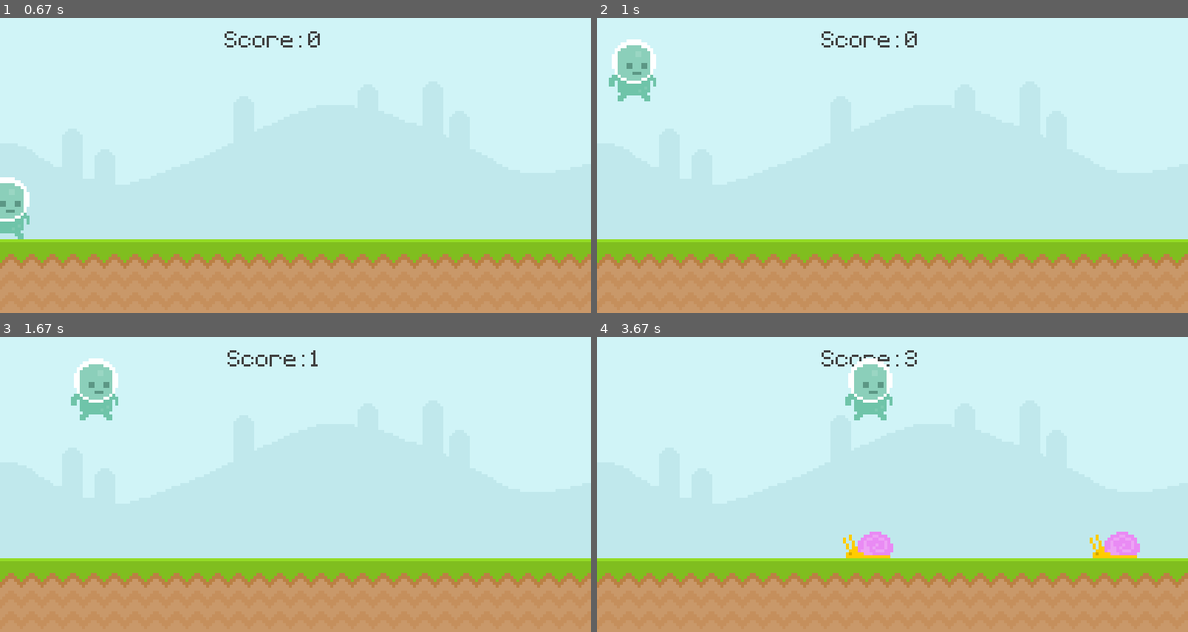
Above: before the commit, frames 1-4 (two rows, left to right).
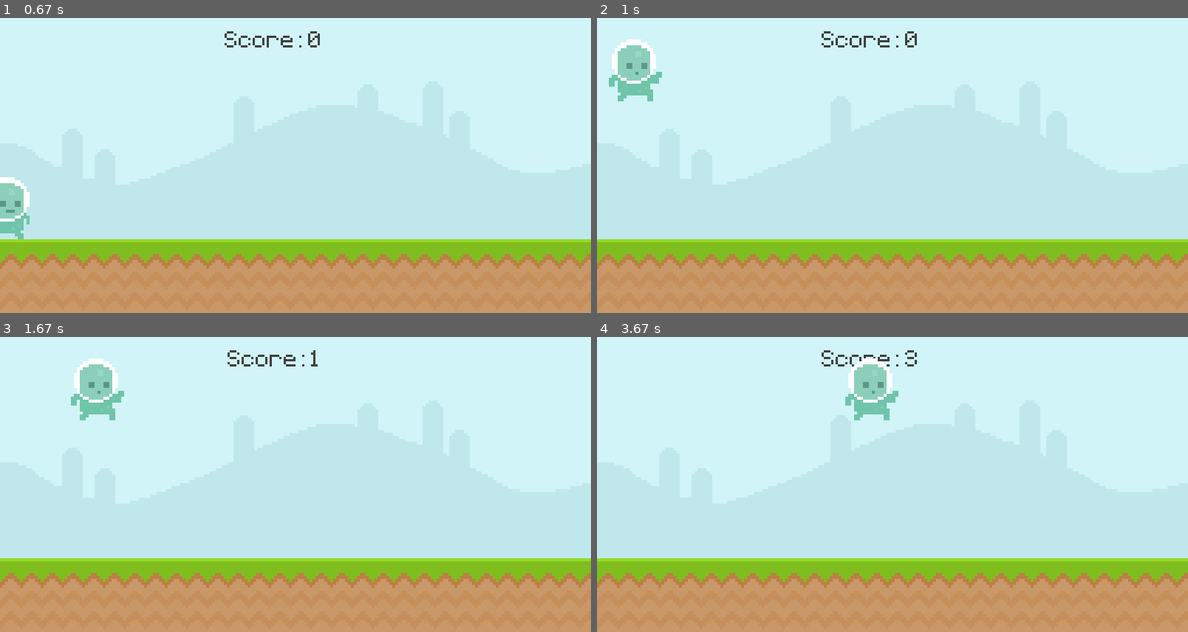
Above: after the commit, the same moments.

Repository: alexjustdoit225/python-mini-projects
Game: pygame game, started from projects/pygame_intro/pygame_intro.py
Two runs of this game, one before a commit and one after it. Both use one fixed random seed, a clock stepped at 60 frames per second and the inputs below.
Inputs (mouse positions are in pixels of both pictures, inside the frame that each line leads up to):
- Up to frame 1 (0.67 s): tap Space at 0.33 s
- Up to frame 2 (1 s): click (614, 206) at 0.72 s
- Up to frame 3 (1.67 s): tap Enter at 1 s; click (70, 525) at 1.38 s
- Up to frame 4 (3.67 s): click (738, 525) at 2.22 s; click (809, 422) at 3.05 s; click (845, 525) at 3.38 s

Frame 1 is identical in both runs. In frame 2, 0.1% of the frame differs, in the area x 6-11%, y 18-29%; in frame 3, 0.1%; in frame 4, 1.2%, in the area x 41-92%, y 18-75%.

Commit message:
Update pygame_intro.py

Diff:
--- a/projects/pygame_intro/pygame_intro.py
+++ b/projects/pygame_intro/pygame_intro.py
@@ -2,6 +2,7 @@
 import pygame
 from sys import exit
 from random import randint
+
 
 def score():
     time = int(pygame.time.get_ticks() / 1000) - start_time
@@ -29,6 +30,17 @@
             if player.colliderect(enemy_rect): return False
     return True
 
+def player_animation():
+    global player1_surf, player_index
+    if player1_rect.bottom < 300:
+        #display jump surface when not on floor
+        player1_surf = player_jump
+    else:
+        #play walking animation on floor
+        player_index += 0.1
+        if player_index >= len(player_walk): player_index = 0
+        player1_surf = player_walk[int(player_index)]
+
 
 pygame.init()
 WIDTH, HEIGHT = 800, 400
@@ -40,19 +52,34 @@
 start_time = 0
 display_score = 0
 
+
 sky_surface = pygame.image.load('projects\pygame_intro\graphics\Sky.png').convert()
 ground_surface = pygame.image.load('projects\pygame_intro\graphics\ground.png').convert()
 
 # Obstacles
-snail_surface = pygame.image.load('projects\pygame_intro\graphics\snail\snail1.png').convert_alpha()
-fly_surf = pygame.image.load('projects\pygame_intro\graphics\Fly\Fly1.png').convert_alpha()
+snail_frame1 = pygame.image.load('projects\pygame_intro\graphics\snail\snail1.png').convert_alpha()
+snail_frame2 = pygame.image.load('projects\pygame_intro\graphics\snail\snail1.png').convert_alpha()
+snail_frames = [snail_frame1, snail_frame2]
+snails_index = 0
+
+fly_frame1 = pygame.image.load('projects\pygame_intro\graphics\Fly\Fly1.png').convert_alpha()
+fly_frame2 =pygame.image.load('projects\pygame_intro\graphics\Fly\Fly2.png').convert_alpha()
+fly_frames = [fly_frame1, fly_frame2]
+flies_index = 0
+
+snail_surface = snail_frames[snails_index]
+fly_surf = fly_frames[flies_index]
 
 obstacle_rect_list = []
 
+player1_walk_1 =pygame.image.load('projects\pygame_intro\graphics\Player\player_walk_1.png').convert_alpha()
+player1_walk_2 = pygame.image.load('projects\pygame_intro\graphics\Player\player_walk_2.png').convert_alpha()
+player_walk = [player1_walk_1, player1_walk_2]
+player_jump = pygame.image.load('projects\pygame_intro\graphics\Player\jump.png').convert_alpha()
+player_index = 0
 
 
-
-player1_surf = pygame.image.load('projects\pygame_intro\graphics\Player\player_walk_1.png').convert_alpha()
+player1_surf = player_walk[player_index]
 player1_rect = player1_surf.get_rect(midbottom= (80, 300))
 player1_grav = 0
 
@@ -65,8 +92,15 @@
 start_surf = test_font.render("Press 'Space' to start", False, (111,196,169))
 start_rect = start_surf.get_rect(midbottom= (400,350))
 
+# Timers
 obstacle_timer = pygame.USEREVENT + 1
 pygame.time.set_timer(obstacle_timer, 1500)
+
+snail_anime_timer = pygame.USEREVENT + 2
+pygame.time.set_timer(snail_anime_timer, 500)
+
+fly_anime_timer = pygame.USEREVENT + 3
+pygame.time.set_timer(fly_anime_timer, 200)
 
 while True:
     #checks for any player input
@@ -91,13 +125,24 @@
                 game_active = True
                 player1_rect.right = 0
                 start_time = int(pygame.time.get_ticks() / 1000)
+
+    if game_active:
         if event.type == obstacle_timer and game_active:
             print('test')
             if randint(0, 2):
                 obstacle_rect_list.append(snail_surface.get_rect(bottomright= (randint(900,1100), 300)))
             else:
                 obstacle_rect_list.append(fly_surf.get_rect(bottomright= (randint(900,1100), 200)))
+        #creates animation for snails and flies
+        if event.type == snail_anime_timer:
+            if snails_index == 0: snails_index = 1
+            else: snails_index = 0
+            snail_surface = snail_frames[snails_index]
 
+        if event.type == fly_anime_timer:
+            if flies_index == 0: flies_index = 1
+            else: flies_index = 0
+            fly_surf = fly_frames[flies_index]
 
     if game_active:
         #draw all of our elements
@@ -118,6 +163,7 @@
         player1_rect.left += 2
         if player1_rect.right <= 0: player1_rect.left = 800
         elif player1_rect.left >= 800: player1_rect.right = 0
+        player_animation()
         screen.blit(player1_surf, player1_rect)
 
         # Obstacle movement
